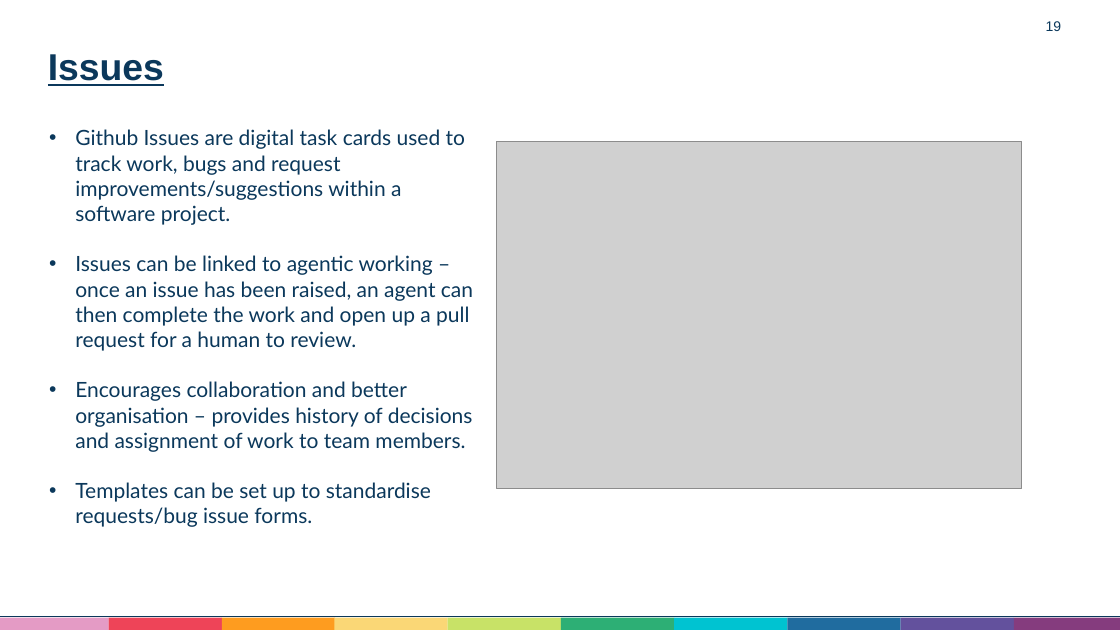
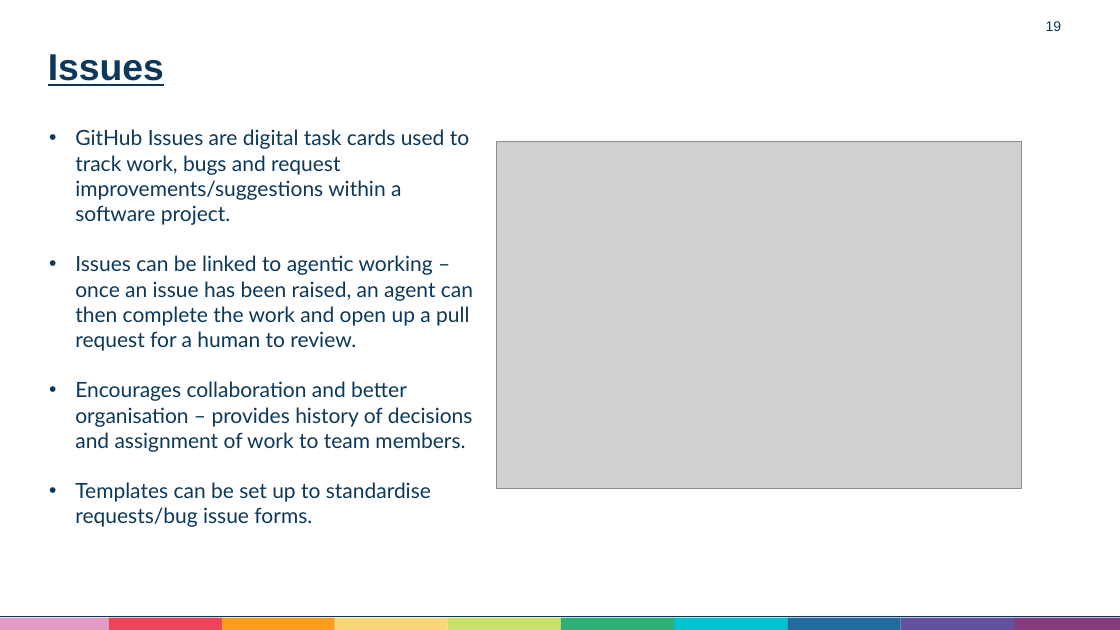
Before and after one commit to Aneurin-Bevan-University-Health-Board/biu_GitHub_Training, a slide deck: slide 19 of Training/Github Training.pptx. Drawn at 1120x630 pixels with LibreOffice and Linux fonts; fonts in the diff are those of the drawing; grey boxes stand for pictures. Boxes give left, top, right and bottom in pixels: in the first picture for what was removed or moved away, otherwise in the second. Text is boxed around its words. In the diff, an @@ line names an element or a change of style, - is before the commit and + after.

```diff
--- a/Training/Github Training.pptx
+++ b/Training/Github Training.pptx
@@ text at box(75, 129, 469, 225): text changed @@
-• Github Issues are digital task cards used to track work, bugs and request improvements/suggestions within a software project.
+• GitHub Issues are digital task cards used to track work, bugs and request improvements/suggestions within a software project.
```
Also in this commit, not shown: 16 other slides changed, 1 slide added, 1 other file.
